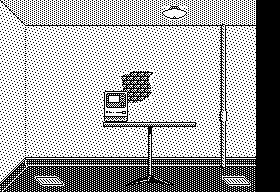
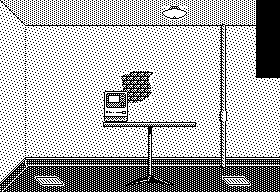
Revision of a layered w=280, h=192 image; what changed, layer by layer:
painted on "background" over (256, 78, 280, 192)
